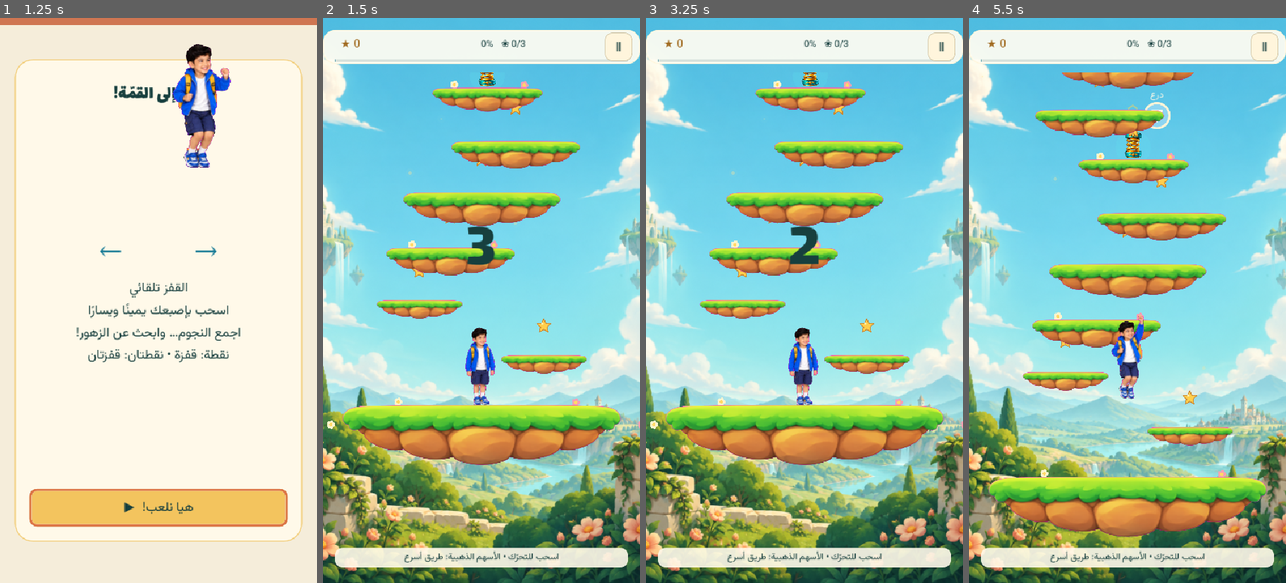
Above: before the commit, frames 1-4 (left to right).
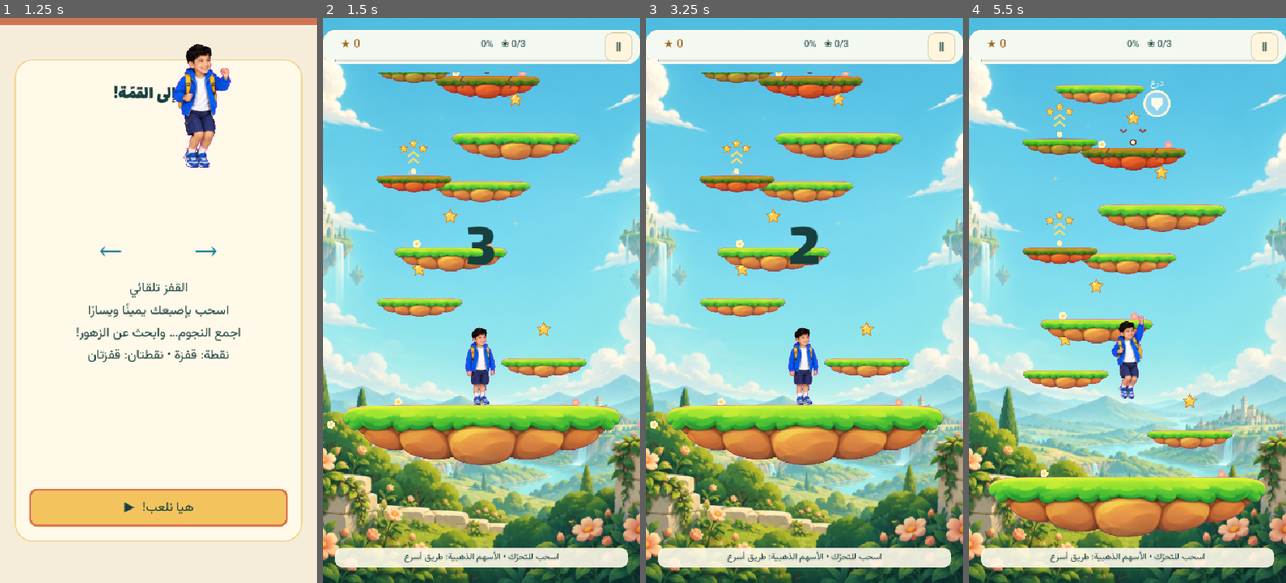
Above: after the commit, the same moments.

Repository: linkq8/adam-summit
Game: Godot game, scene res://main.tscn
Same seed, same stepped clock (60 frames per second), same inputs: the game is played once before the commit and once after it. Sound files missing from this copy of the repository are replaced by a short silence.
Inputs (mouse positions are in pixels of both pictures, inside the frame that each line leads up to):
- Up to frame 1 (1.25 s): click "ابدأ المغامرة" at 0.5 s
- Up to frame 2 (1.5 s): tap Enter at 1.25, 1.35 s; move the mouse to (551, 272) at 1.27 s; hold Right (ui_right) from 1.28 s (still down); click (551, 272) at 1.42 s
- Up to frame 3 (3.25 s): tap Space at 1.52 s; release Right (ui_right) at 2 s; click "Ⅱ" at 2 s; click "أكمل ▶" at 2.75 s
- Up to frame 4 (5.5 s): tap Space at 3.5 s; drag from (1064, 328) to (1111, 413) at 3.52 s; move the mouse to (1159, 176) at 4.27 s; hold Right (ui_right) 4.28-5 s; tap Enter at 4.35, 5 s; drag from (1111, 413) to (1032, 215) at 5.02 s

Frame 1 is identical in both runs. In frame 2, 10% of the frame differs, in the area x 16-84%, y 9-64%; in frame 3, 10%; in frame 4, 14%, in the area x 16-84%, y 9-77%.

Commit message:
Redesign the first stage competition routes

Diff:
--- a/scripts/race_model.gd
+++ b/scripts/race_model.gd
@@ -23,6 +23,9 @@
 const SECRET_STEPS := [9, 25, 37]
 const BOX_STEPS := [11, 23, 35, 43]
 const STEERING_GATES := [1, 13, 19, 29, 45]
+const FIRST_STAGE_FRAGILE := [6, 12, 18, 28, 34, 42, 47]
+const FIRST_STAGE_MUD := [21, 36]
+const FIRST_STAGE_EXTRA_ROUTES := [4, 15, 23, 32, 41, 49]
 const ITEM_SHIELD := 0
 const ITEM_INK := 1
 const ITEM_STICKY := 2
@@ -133,6 +136,8 @@
 			if platforms[j].has("branch_x"):
 				platforms[j].branch_x = side
 				platforms[j].x = maxf(280, platforms[j].x) if side < 280 else minf(280, platforms[j].x)
+	if level == 0:
+		_configure_first_stage()
 	platforms[STEPS].x = 280.0
 	platforms[STEPS].w = 300.0
 	_configure_spring_profiles()
@@ -163,6 +168,66 @@
 	plat.sticky = false
 	plat.enemy = false
 	plat.orb = false
+
+func _configure_first_stage() -> void:
+	# The opening course is a denser race route: shorter landings, strongly
+	# varied rises and several side surfaces. The number of simulation steps is
+	# unchanged, so saves/progress stay compatible, while the visible landing
+	# choices increase substantially.
+	var gaps := [82.0, 106.0, 90.0, 116.0, 86.0, 100.0, 111.0, 88.0]
+	var height := START_Y
+	for i in range(1, STEPS + 1):
+		height -= gaps[(i - 1) % gaps.size()]
+		platforms[i].y = height
+		if platforms[i].has("branch_x"):
+			# The original opening-stage forks were level with the main route.
+			platforms[i].branch_y = height
+		if i < STEPS:
+			var base_width: float = [224.0, 202.0, 182.0][difficulty]
+			var width_scale: float = [1.0, 0.82, 0.70, 0.88, 0.76][i % 5]
+			platforms[i].w = base_width * width_scale
+			if platforms[i].checkpoint:
+				platforms[i].w = [232.0, 212.0, 196.0][difficulty]
+	# Keep the mandatory steering pairs compact and clearly separated.
+	for gate in STEERING_GATES:
+		for offset in range(2):
+			platforms[gate + offset].w = [150.0, 138.0, 126.0][difficulty]
+	# First-contact crumble platforms always have a permanent side landing.
+	for i in FIRST_STAGE_FRAGILE:
+		var plat: Dictionary = platforms[i]
+		_clear_platform_hazards(plat)
+		plat.durability = 1
+		plat.instant_break = true
+		_add_first_stage_branch(i, true, 16.0 + (i % 3) * 5.0)
+	# Mud can be skirted on the platform edge or bypassed using a raised route.
+	for i in FIRST_STAGE_MUD:
+		var plat: Dictionary = platforms[i]
+		_clear_platform_hazards(plat)
+		plat.mud = true
+		plat.mud_half_width = plat.w * 0.23
+		_add_first_stage_branch(i, true, 22.0)
+	# Extra small one-use leaves add more visible platforms and risky shortcuts.
+	for i in FIRST_STAGE_EXTRA_ROUTES:
+		_clear_platform_hazards(platforms[i])
+		_add_first_stage_branch(i, false, 20.0 + (i % 2) * 8.0)
+
+func _add_first_stage_branch(i: int, permanent: bool, lift: float) -> void:
+	var plat: Dictionary = platforms[i]
+	var main_x: float = float(plat.x)
+	var rise_from_previous: float = float(platforms[i - 1].y) - float(plat.y)
+	var reachable_lift: float = minf(lift, maxf(0.0, 126.0 - rise_from_previous))
+	var desired_x: float = 120.0 if main_x >= 280.0 else 440.0
+	var previous_x: float = float(platforms[i - 1].x)
+	var next_x: float = float(platforms[mini(STEPS, i + 1)].x)
+	var reachable_min: float = maxf(100.0, maxf(previous_x - 180.0, next_x - 180.0))
+	var reachable_max: float = minf(460.0, minf(previous_x + 180.0, next_x + 180.0))
+	plat.branch_x = clampf(desired_x, reachable_min, reachable_max)
+	plat.branch_y = float(plat.y) - reachable_lift
+	plat.branch_w = [132.0, 114.0, 98.0][difficulty]
+	plat.branch_durability = 0 if permanent else 1
+	plat.branch_safe = permanent
+	plat.branch_fragile = not permanent
+	plat.shortcut = true
 
 func _configure_spring_profiles() -> void:
 	for from_index in range(STEPS):
@@ -209,6 +274,11 @@
 func platform_exists(index: int, platform: int) -> bool:
 	return remaining_jumps(index, platform) != 0
 
+func branch_exists(index: int, platform: int) -> bool:
+	if platform < 0 or platform >= platforms.size() or not platforms[platform].has("branch_x"):
+		return false
+	return int(platforms[platform].get("branch_durability", 1)) == 0 or not players[index].branch_hits.has(platform)
+
 func platform_x(i: int, at_time: float = -1.0) -> float:
 	var t := elapsed if at_time < 0 else at_time
 	return float(platforms[i].x) + (sin(t * (1.2 + world * 0.1) + i) * (42.0 if world in [1, 3] else 34.0) if platforms[i].moving else 0.0)
@@ -279,7 +349,7 @@
 		var branch_crossed: bool = plat.has("branch_x") and previous.y <= branch_y + 0.01 and p.p.y >= branch_y
 		var branch_fraction := clampf((branch_y - previous.y) / maxf(0.001, p.p.y - previous.y), 0, 1) if branch_crossed else 2.0
 		var branch_x := lerpf(previous.x, p.p.x, branch_fraction) if branch_crossed else -999.0
-		var on_branch: bool = not on_main and branch_crossed and not p.branch_hits.has(j) and absf(branch_x - float(plat.branch_x)) <= float(plat.branch_w) * 0.5 + 13
+		var on_branch: bool = not on_main and branch_crossed and branch_exists(index, j) and absf(branch_x - float(plat.branch_x)) <= float(plat.branch_w) * 0.5 + 13
 		if not on_main and not on_branch:
 			continue
 		var fraction: float = main_fraction if on_main else branch_fraction
@@ -289,8 +359,9 @@
 		if p.invisible > 0:
 			p.landing_flash = 0.14
 		if on_branch:
-			p.branch_hits[j] = true
-			events.append({"kind": "crumble", "player": index, "position": Vector2(plat.branch_x, branch_y), "width": plat.branch_w})
+			if int(plat.get("branch_durability", 1)) > 0:
+				p.branch_hits[j] = true
+				events.append({"kind": "crumble", "player": index, "position": Vector2(plat.branch_x, branch_y), "width": plat.branch_w})
 		if on_main and plat.durability > 0:
 			p.platform_hits[j] += 1
 			events.append({"kind": "crumble" if not platform_exists(index, j) else "crack", "player": index, "position": Vector2(platform_contact, plat.y), "width": plat.w})
@@ -324,7 +395,9 @@
 		var delay_kind := str(p.pending_kind)
 		p.pending_delay = 0.0
 		p.pending_kind = ""
-		if on_main and plat.mud:
+		var mud_half_width: float = float(plat.get("mud_half_width", INF))
+		var touches_mud: bool = on_main and plat.mud and absf(main_x - platform_contact) <= mud_half_width
+		if touches_mud:
 			if MUD_DELAY >= landing_delay: delay_kind = "mud"
 			landing_delay = maxf(landing_delay, MUD_DELAY)
 		if on_main and plat.sticky:
--- a/scripts/stage.gd
+++ b/scripts/stage.gd
@@ -81,7 +81,7 @@
 		terrain[i].visible = on_screen and game.model.platform_exists(index, i)
 		if terrain[i].visible: terrain[i].position = Vector2(game.model.platform_x(i), y) + offsets[i]
 		var branch_y: float = float(plat.get("branch_y", plat.y)) - camera
-		branches[i].visible = branch_y > -90 and branch_y < view_height + 90 and plat.has("branch_x") and not p.branch_hits.has(i)
+		branches[i].visible = branch_y > -90 and branch_y < view_height + 90 and game.model.branch_exists(index, i)
 		if branches[i].visible: branches[i].position = Vector2(plat.branch_x, branch_y) + branch_offsets[i]
 	var frame := Wardrobe.jump_frame(p.v.y, p.squash)
 	if game.state in ["countdown", "paused"]: frame = 0
@@ -166,7 +166,7 @@
 		var surfaces: Array[Dictionary] = []
 		if game.model.platform_exists(index, i):
 			surfaces.append({"y": float(plat.y), "x": game.model.platform_x(i), "w": float(plat.w), "moving": bool(plat.moving), "i": i})
-		if plat.has("branch_x") and not player.branch_hits.has(i):
+		if game.model.branch_exists(index, i):
 			surfaces.append({"y": float(plat.get("branch_y", plat.y)), "x": float(plat.branch_x), "w": float(plat.branch_w), "moving": false, "i": i})
 		for surface in surfaces:
 			var fall: float = float(surface.y) - player.p.y
@@ -236,8 +236,9 @@
 			atlas_item(self, 4, Vector2(x, y - 24), 62)
 			draw_spring_guide(Vector2(x, y - 58), float(plat.spring_target_x) - x)
 		if plat.mud:
-			draw_ellipse(Vector2(x, y - 5), 88, 21, Color("573f35"), true)
-			draw_ellipse(Vector2(x - 8, y - 8), 55, 10, Color("8f6a4e"), true)
+			var mud_radius: float = float(plat.get("mud_half_width", 88.0))
+			draw_ellipse(Vector2(x, y - 5), mud_radius, 21, Color("573f35"), true)
+			draw_ellipse(Vector2(x - mud_radius * 0.09, y - 8), mud_radius * 0.63, 10, Color("8f6a4e"), true)
 			for bubble in range(3):
 				draw_circle(Vector2(x - 24 + bubble * 24, y - 10 - bubble % 2 * 3), 4 + bubble, Color("b9906b"))
 		if plat.sticky:
@@ -267,7 +268,7 @@
 		if plat.has("branch_x"):
 			var bx: float = plat.branch_x
 			var by: float = float(plat.get("branch_y", plat.y)) - camera
-			if not player.branch_hits.has(i):
+			if model.branch_exists(index, i):
 				draw_circle(Vector2(bx, by - 8), 5, Color("fff1bc"))
 				if bool(plat.get("shortcut", false)): draw_shortcut_marker(Vector2(bx, by - 30))
 			if not player.branch_collected.has(i):
@@ -374,6 +375,14 @@
 		for offset in offsets:
 			var at := Vector2(x + plat.w * offset, y + 1)
 			marks.draw_polyline(PackedVector2Array([at, at + Vector2(-5, 7), at + Vector2(4, 12), at + Vector2(-2, 20)]), Color("744738"), 2.5, true)
+		if bool(plat.get("instant_break", false)):
+			for arrow in [-1, 1]:
+				var warning := Vector2(x + arrow * 17, y - 28)
+				marks.draw_polyline(PackedVector2Array([warning + Vector2(-5, -4), warning, warning + Vector2(5, -4)]), Color("9b473c"), 3.0, true)
+		if game.model.branch_exists(index, i) and bool(plat.get("branch_fragile", false)):
+			var bx: float = float(plat.branch_x)
+			var by: float = float(plat.branch_y) - camera
+			marks.draw_polyline(PackedVector2Array([Vector2(bx - 10, by), Vector2(bx - 3, by + 7), Vector2(bx + 3, by + 2), Vector2(bx + 10, by + 12)]), Color("8e433c"), 3.0, true)
 	for piece in debris:
 		var at: Vector2 = piece.pos - Vector2(0, camera)
 		marks.draw_colored_polygon(PackedVector2Array([at + Vector2(-7, -4), at + Vector2(5, -6), at + Vector2(8, 3), at + Vector2(-2, 7)]), Color(0.87, 0.65, 0.42, piece.life / 0.55))
@@ -511,7 +520,7 @@
 	for i in range(terrain.size()):
 		var plat: Dictionary = game.model.platforms[i]
 		var tile: Sprite2D = terrain[i]
-		tile.modulate = Color("ffc1b0") if plat.durability == 1 else (Color("ffe0a0") if plat.durability == 2 else Color.WHITE)
+		tile.modulate = Color("ff9f91") if bool(plat.get("instant_break", false)) else (Color("ffc1b0") if plat.durability == 1 else (Color("ffe0a0") if plat.durability == 2 else Color.WHITE))
 		var offset := Vector2.ZERO
 		if game.model.world == 0:
 			tile.texture = PLATFORM; tile.region_enabled = false
@@ -531,5 +540,5 @@
 		var branch: Sprite2D = branches[i]
 		branch.texture = tile.texture; branch.region_enabled = tile.region_enabled
 		branch.region_rect = tile.region_rect; branch.scale = tile.scale * ratio
-		branch.modulate = Color("ffe093")
+		branch.modulate = Color("c7f3b0") if bool(plat.get("branch_safe", false)) else (Color("ffad9e") if bool(plat.get("branch_fragile", false)) else Color("ffe093"))
 		branch_offsets.append(offset * ratio)
--- a/scripts/updater.gd
+++ b/scripts/updater.gd
@@ -1,6 +1,6 @@
 extends Node
 signal changed
-const VERSION := "0.8.5"
+const VERSION := "0.8.6"
 const API := "https://api.github.com/repos/linkq8/adam-summit/releases?per_page=20"
 const RELEASES := "https://github.com/linkq8/adam-summit/releases"
 const APK := "user://updates/adam-update.apk"
--- /dev/null
+++ b/tests/test_first_stage_update.gd
@@ -0,0 +1,78 @@
+extends SceneTree
+const Model = preload("res://scripts/race_model.gd")
+var failures := 0
+
+func check(ok: bool, message: String) -> void:
+	if not ok:
+		failures += 1
+		printerr("FAIL: " + message)
+
+func land(model, platform: int, x: float, y: float) -> void:
+	var rider: Dictionary = model.players[0]
+	rider.p = Vector2(x, y - 1.0)
+	rider.v = Vector2(0, 120)
+	rider.highest = maxi(rider.highest, platform)
+	rider.camera = minf(0, rider.p.y - 345)
+	model.step(1.0 / 60.0, Vector2.ZERO)
+
+func _initialize() -> void:
+	for difficulty in range(3):
+		var course = Model.new(difficulty == 0, 1, 0, difficulty)
+		var comparison = Model.new(difficulty == 0, 1, 1, difficulty)
+		var branches := 0
+		var opening_width := 0.0
+		var comparison_width := 0.0
+		var min_gap := INF
+		var max_gap := 0.0
+		for i in range(1, Model.STEPS):
+			opening_width += float(course.platforms[i].w)
+			comparison_width += float(comparison.platforms[i].w)
+			var gap: float = float(course.platforms[i - 1].y) - float(course.platforms[i].y)
+			min_gap = minf(min_gap, gap)
+			max_gap = maxf(max_gap, gap)
+			if course.platforms[i].has("branch_x"):
+				branches += 1
+		check(opening_width < comparison_width, "First stage uses smaller main landings at difficulty %d" % difficulty)
+		check(branches >= 20, "First stage exposes many additional landing choices")
+		check(max_gap - min_gap >= 30.0, "First-stage jump heights visibly vary")
+		check(not comparison.platforms[Model.FIRST_STAGE_FRAGILE[0]].has("instant_break"), "New geometry stays limited to stage one")
+
+		for platform in Model.FIRST_STAGE_FRAGILE:
+			var plat: Dictionary = course.platforms[platform]
+			check(plat.durability == 1 and bool(plat.instant_break), "New platform breaks on its first landing")
+			check(int(plat.branch_durability) == 0 and bool(plat.branch_safe), "Every instant-break landing has a permanent alternative")
+			check(course.branch_exists(0, platform), "Alternative exists before using fragile platform")
+			land(course, platform, course.platform_x(platform), float(plat.y))
+			check(not course.platform_exists(0, platform), "Fragile platform is gone after one contact")
+			check(course.branch_exists(0, platform), "Safe alternative remains after main platform breaks")
+
+		var mud_index: int = Model.FIRST_STAGE_MUD[0]
+		var muddy = Model.new(difficulty == 0, 1, 0, difficulty)
+		var mud: Dictionary = muddy.platforms[mud_index]
+		land(muddy, mud_index, muddy.platform_x(mud_index), float(mud.y))
+		check(muddy.players[0].hold > 0.0 and muddy.players[0].hold_kind == "mud", "Centre of mud applies the intended delay")
+		var skirt = Model.new(difficulty == 0, 1, 0, difficulty)
+		mud = skirt.platforms[mud_index]
+		var edge_x: float = skirt.platform_x(mud_index) + float(mud.w) * 0.40
+		land(skirt, mud_index, edge_x, float(mud.y))
+		check(skirt.players[0].hold == 0.0 and skirt.players[0].v.y < 0.0, "Player can skirt around the mud on the clear edge")
+		check(skirt.branch_exists(0, mud_index) and float(mud.branch_y) < float(mud.y), "Mud also has a raised bypass route")
+
+		# Destroy all new main crumble surfaces up front: their alternatives must
+		# still form a complete route to the summit.
+		var fallback = Model.new(difficulty == 0, 1, 0, difficulty)
+		for platform in Model.FIRST_STAGE_FRAGILE:
+			fallback.players[0].platform_hits[platform] = 1
+		for tick in range(10800):
+			var rider: Dictionary = fallback.players[0]
+			var target: int = mini(Model.STEPS, int(rider.landed) + 1)
+			var target_x: float = fallback.platform_x(target, fallback.elapsed + 0.2)
+			if fallback.branch_exists(0, target):
+				target_x = float(fallback.platforms[target].branch_x)
+			fallback.step(1.0 / 60.0, Vector2(clampf((target_x - rider.p.x) / 35.0, -1.0, 1.0), 0.0))
+			if rider.finish >= 0:
+				break
+		check(fallback.players[0].finish > 0.0, "Alternative route remains completable after fragile platforms disappear at difficulty %d" % difficulty)
+
+	print("FIRST_STAGE_UPDATE_TESTS: " + ("PASS" if failures == 0 else str(failures) + " FAILED"))
+	quit(0 if failures == 0 else 1)
--- a/tests/test_four_updates.gd
+++ b/tests/test_four_updates.gd
@@ -6,7 +6,7 @@
 	if not ok: failures += 1; printerr("FAIL: " + message)
 func _initialize() -> void: call_deferred("run")
 func run() -> void:
-	check(Update.newer("v0.8.6") and Update.newer("v1.0.0"), "Version comparison")
+	check(Update.newer("v0.8.7") and Update.newer("v1.0.0"), "Version comparison")
 	check(not Update.newer("v" + Update.VERSION) and not Update.newer("v0.6.9") and not Update.newer("oops"), "No downgrade or malformed version")
 	check(not Update.valid_asset({"name": "adam-summit-android.apk", "browser_download_url": "https://example.com/evil.apk"}), "Reject foreign URL and missing digest")
 	var game = load("res://main.tscn").instantiate()
Not shown, changed: export_presets.cfg
Not shown, changed: DESIGN.md
Not shown, changed: README.md
